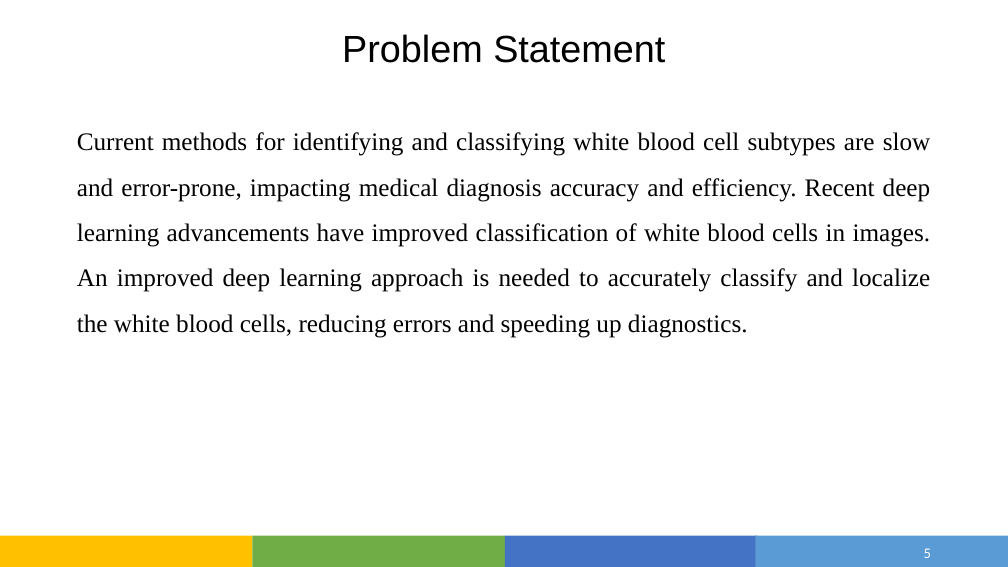
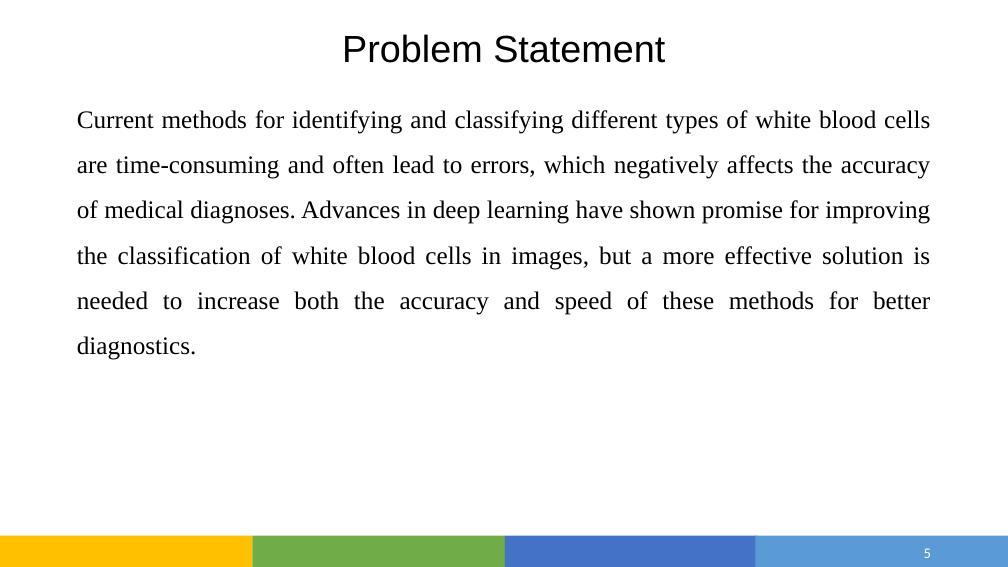
Before and after one commit to Devjethva1111/White_blood_cell, a slide deck: slide 5 of Blood Cell Image Classifier using Deep learning Techniques.pptx. Drawn at 1008x567 pixels with LibreOffice and Linux fonts; fonts in the diff are those of the drawing. Boxes give left, top, right and bottom in pixels: in the first picture for what was removed or moved away, otherwise in the second. Text is boxed around its words. In the diff, an @@ line names an element or a change of style, - is before the commit and + after.

```diff
--- a/Blood Cell Image Classifier using Deep learning Techniques.pptx
+++ b/Blood Cell Image Classifier using Deep learning Techniques.pptx
@@ text at (77,110,930,360): text changed @@
-Current methods for identifying and classifying white blood cell subtypes are slow and error-prone, impacting medical diagnosis accuracy and efficiency. Recent deep learning advancements have improved classification of white blood cells in images. An improved deep learning approach is needed to accurately classify and localize the white blood cells, reducing errors and speeding up diagnostics.
+Current methods for identifying and classifying different types of white blood cells are time-consuming and often lead to errors, which negatively affects the accuracy of medical diagnoses. Advances in deep learning have shown promise for improving the classification of white blood cells in images, but a more effective solution is needed to increase both the accuracy and speed of these methods for better diagnostics.
```
Also in this commit, not shown: 3 other slides changed.
